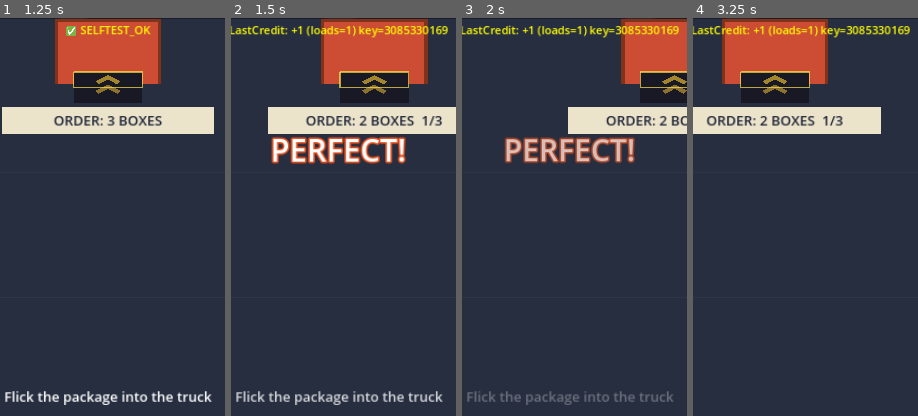
Above: before the commit, frames 1-4 (left to right).
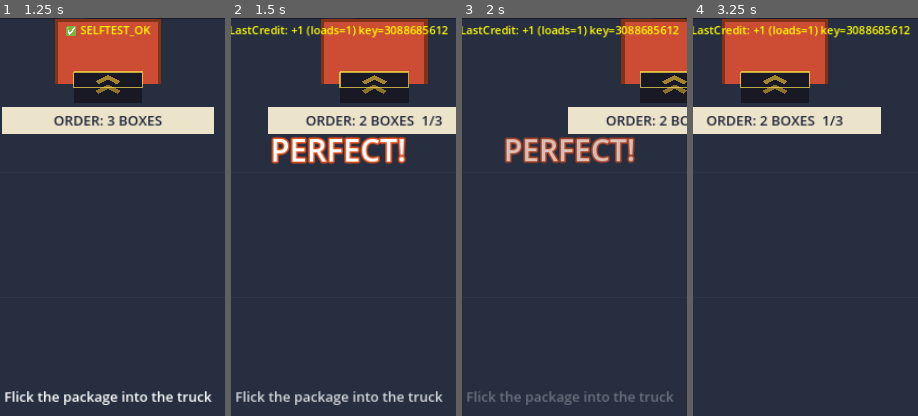
Above: after the commit, the same moments.

Repository: shaharFranses/flick-freight
Game: Godot game, scene res://scenes/main.tscn
The game is run twice, just before and just after one commit, with the same random seed, the same clock (stepped at 60 frames per second) and the same inputs.
Inputs (mouse positions are % of the whole screen's width and height, from its top left):
- Up to frame 1 (1.25 s): move the mouse to (72, 45) at 0.52 s; click (72, 45) at 0.67 s; tap Space (ui_select) at 0.77 s
- Up to frame 2 (1.5 s): click "DEBUG +1 Load (F1)" at 1.25 s
- Up to frame 3 (2 s): no input
- Up to frame 4 (3.25 s): drag from (30, 55) to (73, 20) at 2.02 s; move the mouse to (60, 28) at 2.77 s; click (60, 28) at 2.92 s
The pictures show only the part of the screen within x 26-76%, y 12-62%; the shares and areas given below are measured in that part.

Frame 1 is identical in both runs. In frame 2, 0.2% of the frame differs, in the area x 76-97%, y 2-5%; in frame 3, 0.2%; in frame 4, 0.3%.

Commit message:
r5: package grab uses the event position (stale mouse pos broke the first press after retry / first touch)

Diff:
--- a/scripts/package_base.gd
+++ b/scripts/package_base.gd
@@ -85,7 +85,10 @@
 
 	# Check if mouse is over package (simple circle check)
 	if is_press or (is_drag and !is_dragging):
-		var dist = global_position.distance_to(get_global_mouse_position())
+		# r5: use the event's own position (canvas space). get_global_mouse_position() can be
+		# stale on the first press after a retry / on a touch with no prior hover motion.
+		var press_world = get_canvas_transform().affine_inverse() * input_pos
+		var dist = global_position.distance_to(press_world)
 		mouse_over = dist < 50
 
 	if is_press and mouse_over:
